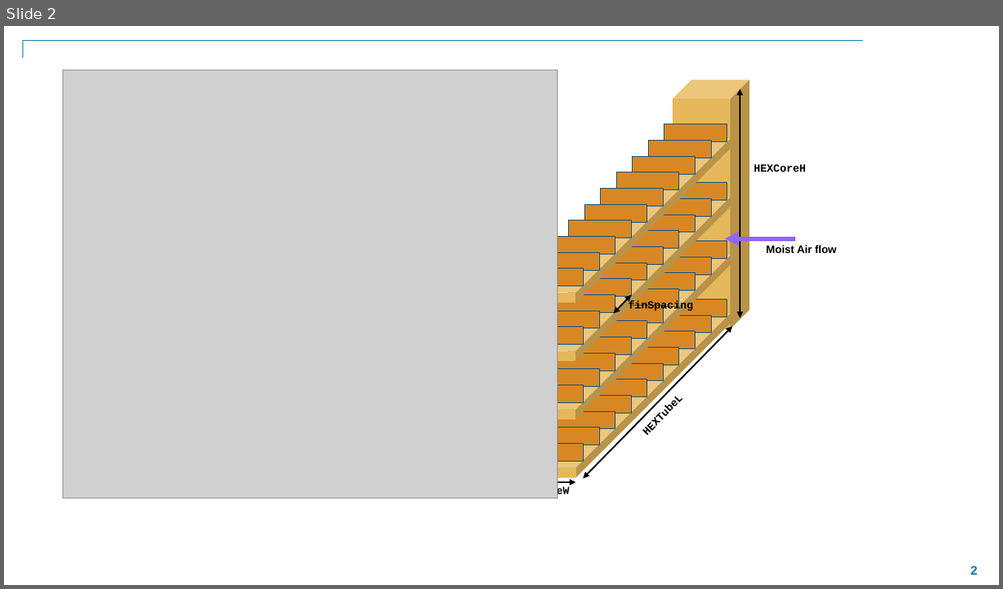
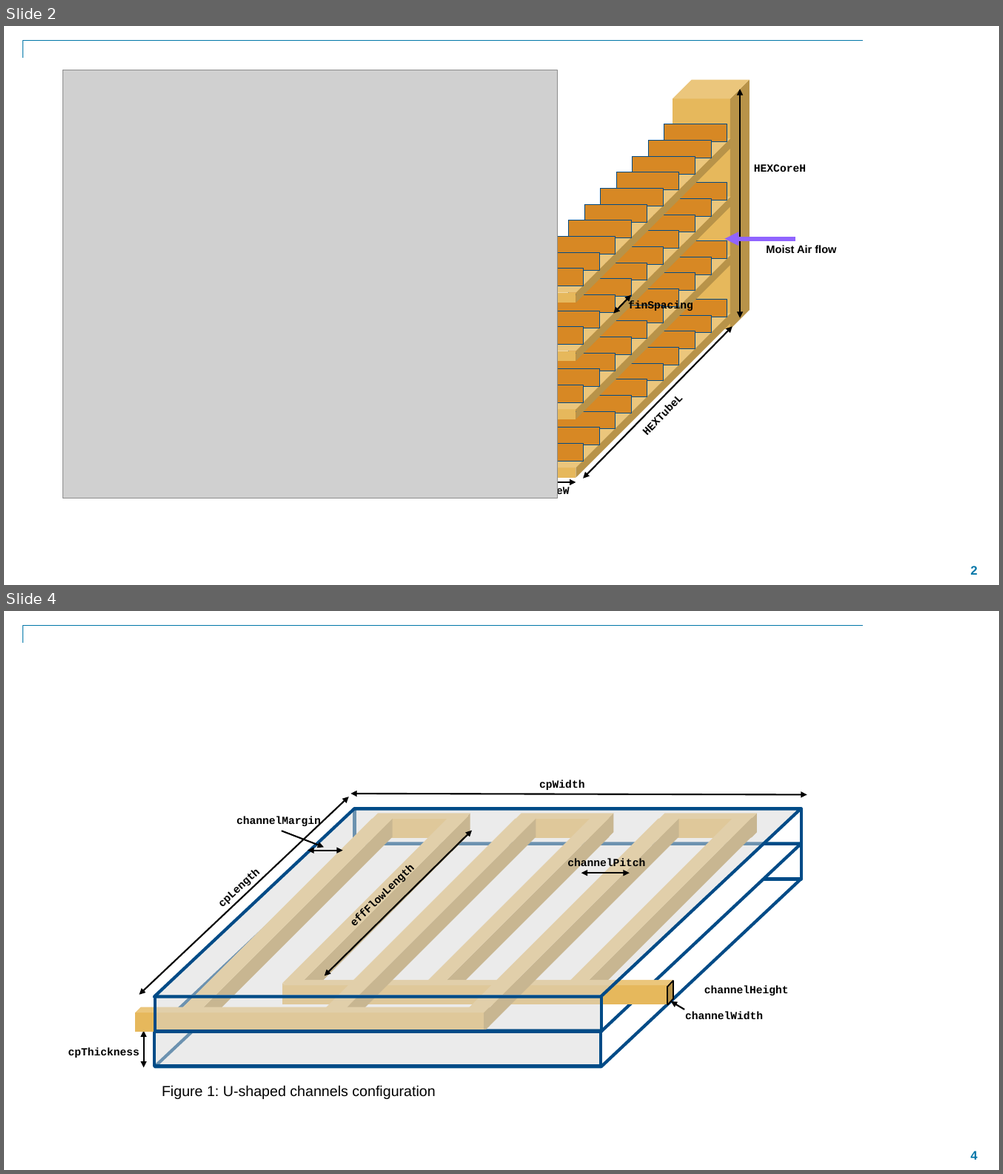
Before and after one commit to mathworks/thermal_management_tutorial, a slide deck: Docs/images.pptx. Shown one above the other, each under a label of ours: slide 2 before the commit, slides 2 and 4 after it; the slides between them are not shown. The pictures are 1003x589 and 1003x1174 pixels, drawn with LibreOffice and Linux fonts; fonts in the diff are those of the drawing; grey boxes stand for pictures; background and template pictures are left out. Boxes give left, top, right and bottom in pixels: in the first picture for what was removed or moved away, otherwise in the second. Text is boxed around its words. In the diff, an @@ line names an element or a change of style, - is before the commit and + after.

```diff
--- a/Docs/images.pptx
+++ b/Docs/images.pptx
@@ slide 4 added at box(4, 611, 999, 1170), background #FFFFFF; not listed: 2 template elements that a slide beside it also shows @@
@@ rectangle added at box(105, 738, 869, 1098), fill #FFFFFF @@
@@ text added at box(539, 780, 584, 790), 10.5 pt, text #000000, bold @@
+cpWidth
@@ double arrow added from (349, 797) to (139, 995), #000000 1.5 pt @@
@@ parallelogram added at box(154, 809, 800, 997), fill #D9D9D9 at 50% opacity, outline #004B87 3 pt @@
@@ double arrow added from (807, 795) to (351, 794), #000000 1.5 pt @@
@@ rectangle added at box(355, 809, 802, 844), outline #004B87 3 pt @@
@@ text added at box(236, 817, 321, 829), 10.5 pt, text #000000, bold @@
+channelMargin
@@ arrow added from (282, 831) to (324, 848), #000000 1.5 pt @@
@@ double arrow added from (472, 830) to (324, 977), #000000 1.5 pt @@
@@ parallelogram added at box(155, 844, 801, 1032), fill #FFFFFF, outline #004B87 3 pt @@
@@ double arrow added from (343, 851) to (307, 851), #000000 1.5 pt @@
@@ text added at box(338, 844, 433, 937), 10.5 pt, text #000000, bold @@
+effFlowLength
@@ rectangle added at box(355, 845, 802, 880), outline #004B87 3 pt @@
@@ text added at box(207, 856, 272, 919), 10.5 pt, text #000000, bold @@
+cpLength
@@ text added at box(567, 859, 645, 871), 10.5 pt, text #000000, bold @@
+channelPitch
@@ double arrow added from (629, 873) to (581, 873), #000000 1.5 pt @@
@@ parallelogram added at box(155, 879, 801, 1067), outline #004B87 3 pt @@
@@ line added from (667, 987) to (667, 1005), #000000 1.25 pt @@
@@ line added from (667, 987) to (672, 981), #000000 1.25 pt @@
@@ line added from (673, 981) to (673, 999), #000000 1.25 pt @@
@@ text added at box(704, 985, 788, 996), 10.5 pt, text #000000, bold @@
+channelHeight
@@ group added at box(135, 813, 757, 1032): 11 cubes @@
@@ rectangle added at box(155, 997, 601, 1032), fill #D9D9D9 at 50% opacity, outline #004B87 3 pt @@
@@ line added from (667, 1005) to (673, 999), #000000 1.25 pt @@
@@ arrow added from (685, 1010) to (671, 1002), #000000 1.5 pt @@
@@ double arrow added from (144, 1068) to (144, 1031), #000000 1.5 pt @@
@@ rectangle added at box(155, 1031, 601, 1066), fill #D9D9D9 at 50% opacity, outline #004B87 3 pt @@
@@ text added at box(685, 1011, 762, 1019), 10.5 pt, text #000000, bold @@
+channelWidth
@@ text added at box(68, 1048, 139, 1058), 10.5 pt, text #000000, bold @@
+cpThickness
@@ text added at box(162, 1085, 435, 1099), 14 pt, text #000000 @@
+Figure 1: U-shaped channels configuration
```
Also in this commit, not shown: 2 slides changed, 2 other slides added, 1 other file.
